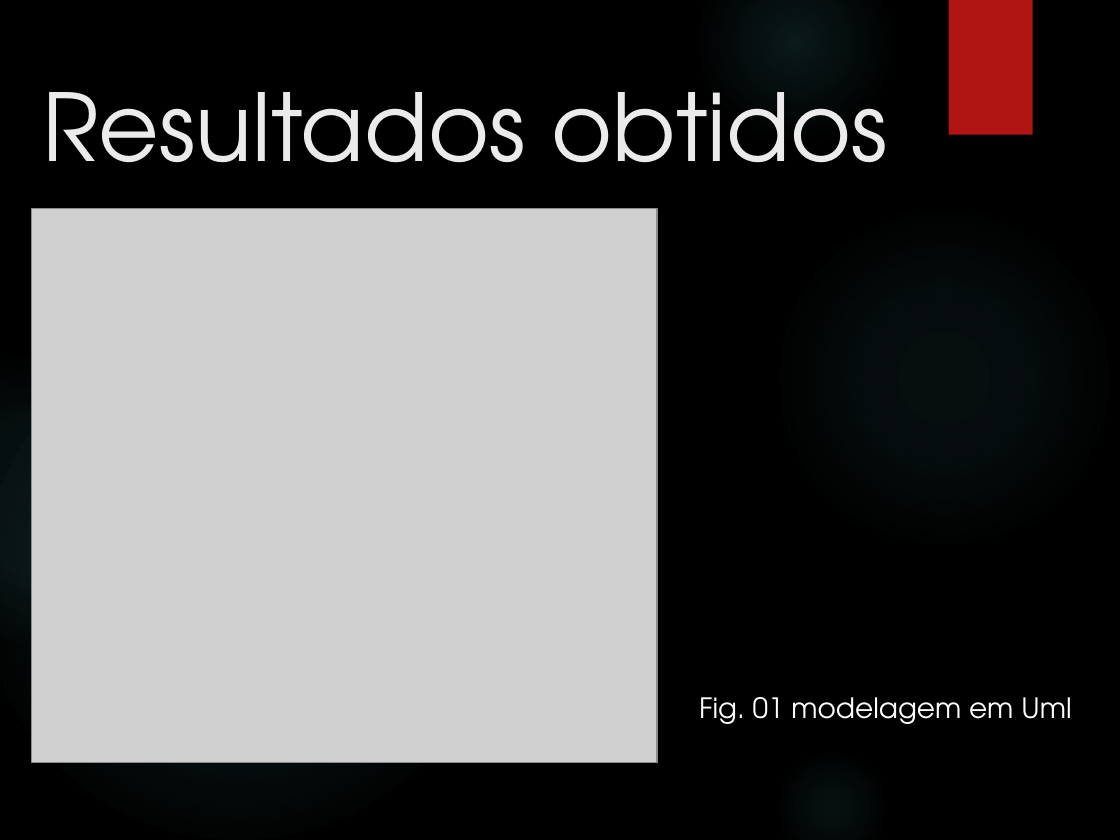
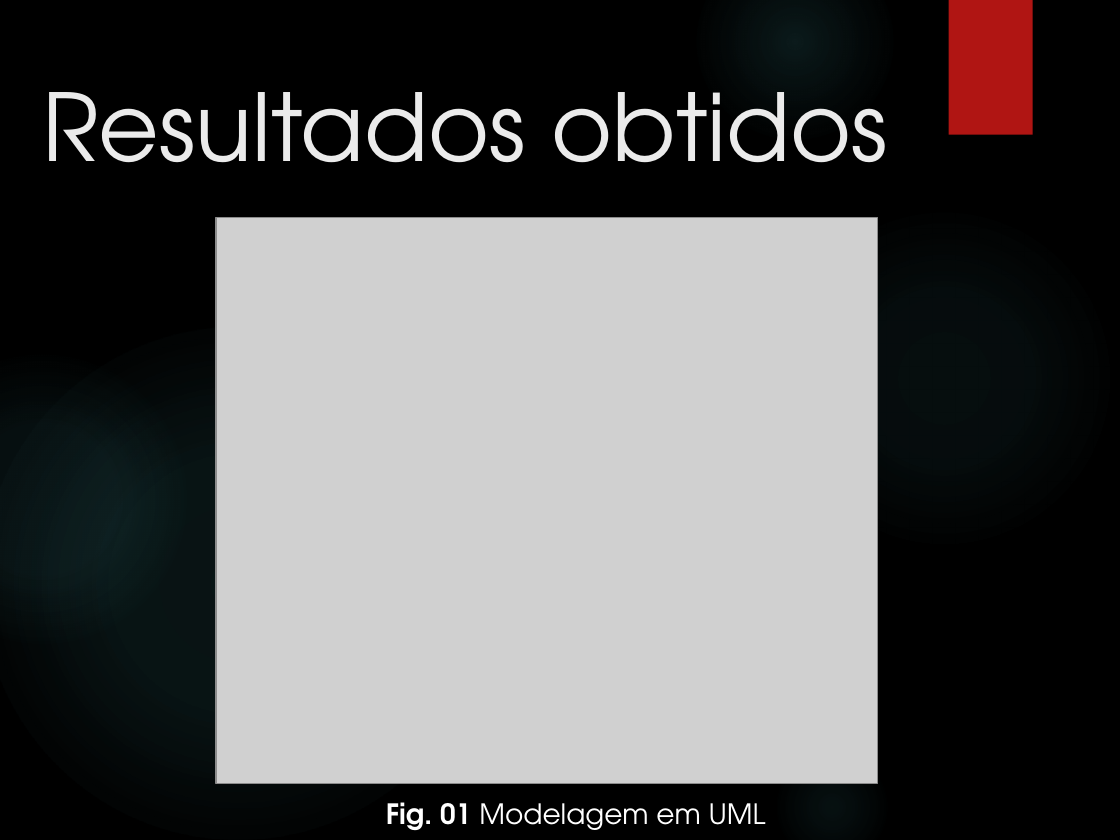
Before and after one commit to rafa7lima/SistemaVoo2.0, a slide deck: slide 10 of Apresentação/Apresentação Grupo 7_MOD.pptx (slide 6 before the commit). Drawn at 1120x840 pixels with LibreOffice and Linux fonts; fonts in the diff are those of the drawing; grey boxes stand for pictures; background and template pictures are left out. Boxes give left, top, right and bottom in pixels: in the first picture for what was removed or moved away, otherwise in the second. Text is boxed around its words. In the diff, an @@ line names an element or a change of style, - is before the commit and + after.

```diff
--- a/Apresentação/Apresentação Grupo 7_MOD.pptx
+++ b/Apresentação/Apresentação Grupo 7_MOD.pptx
@@ picture resized from (x1=31, y1=208, x2=657, y2=763) to (x1=216, y1=217, x2=877, y2=784) @@
@@ text at (x1=386, y1=802, x2=766, y2=830): text changed @@
-Fig. 01 modelagem em Uml
+Fig. 01 Modelagem em UML
```
Also in this commit, not shown: 3 other slides changed, 4 slides added, 51 other files.
